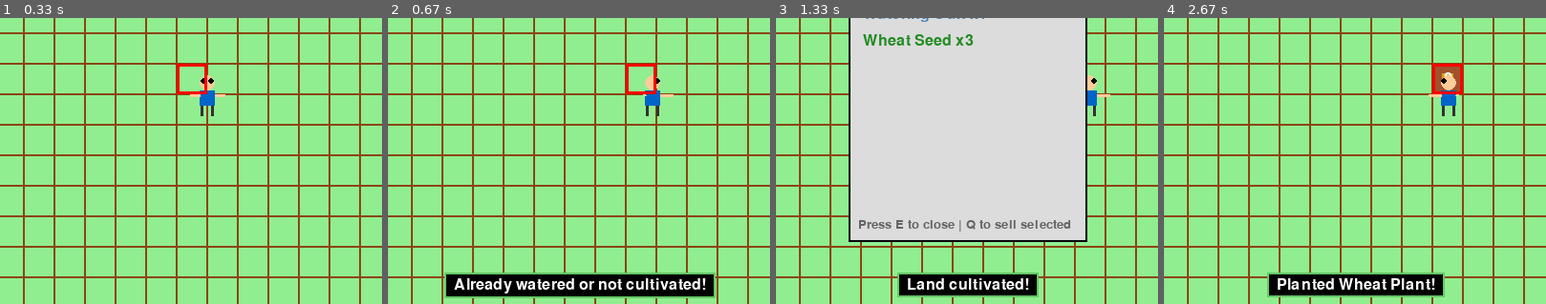
Above: before the commit, frames 1-4 (left to right).
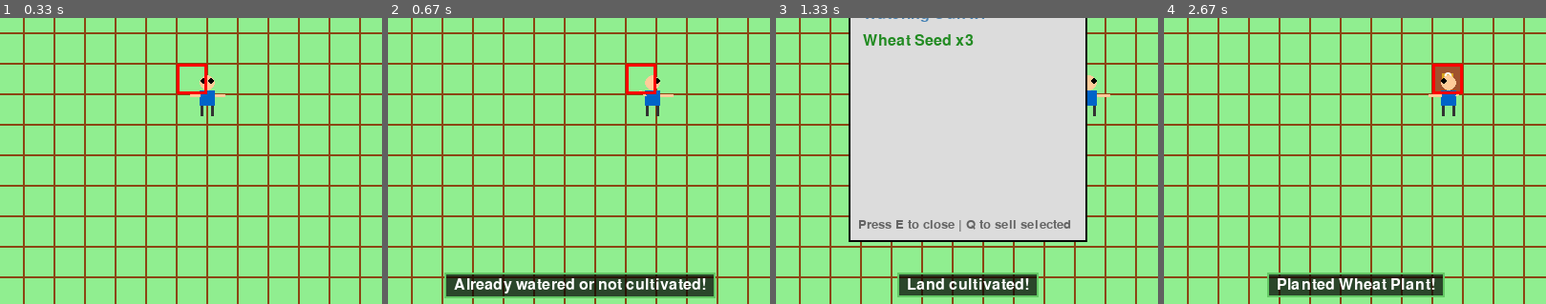
Above: after the commit, the same moments.

Repository: Origin0804/planting-game
Game: pygame game, started from main.py
Same seed, same stepped clock (60 frames per second), same inputs: the game is played once before the commit and once after it.
Inputs:
- Up to frame 1 (0.33 s): no input
- Up to frame 2 (0.67 s): hold R from 0.33 s (still down); hold D from 0.33 s (still down)
- Up to frame 3 (1.33 s): release R at 0.8 s; release D at 0.8 s; hold D 0.83-1.3 s; tap Space at 0.9, 1.2 s; tap E at 0.98 s
- Up to frame 4 (2.67 s): click "Hoe x1" at 1.72 s; tap Space at 2.07, 2.37, 2.57 s; tap E at 2.15 s; hold A from 2.5 s (still down)
The pictures show only the part of the screen within x 25-75%, y 40-90%; the shares and areas given below are measured in that part.

Frame 1 is identical in both runs. In frame 2, 4.5% of the frame differs, in the area x 15-86%, y 89-98%; in frame 3, 2.2%; in frame 4, 2.7%.

Commit message:
Improve code quality: add ItemID constants, fix RGBA handling
Co-authored-by: Origin0804 <189698804+Origin0804@users.noreply.github.com>

Diff:
--- a/item.py
+++ b/item.py
@@ -4,6 +4,39 @@
     SEED = 2
     PLANT = 3
     PRODUCT = 4
+
+
+# 定义物品ID常量
+class ItemID:
+    # 工具
+    HOE = 1
+    WATERING_CAN = 3
+
+    # 小麦相关
+    WHEAT_SEED = 2
+    WHEAT_PLANT = 4
+    WHEAT_PRODUCT = 5
+
+    # 番茄相关
+    TOMATO_SEED = 10
+    TOMATO_PRODUCT = 11
+    TOMATO_PLANT = 12
+
+    # 玉米相关
+    CORN_SEED = 20
+    CORN_PRODUCT = 21
+    CORN_PLANT = 22
+
+    # 南瓜相关
+    PUMPKIN_SEED = 30
+    PUMPKIN_PRODUCT = 31
+    PUMPKIN_PLANT = 32
+
+    # 胡萝卜相关
+    CARROT_SEED = 40
+    CARROT_PRODUCT = 41
+    CARROT_PLANT = 42
+
 
 # 定义季节枚举
 class Season:
@@ -70,37 +103,37 @@
     crops = {}
 
     # 小麦 - 春季作物
-    wheat_seed = Item(2, "Wheat Seed", ItemType.SEED, "A seed for planting wheat", price=10, sell_price=5)
-    wheat_product = Item(5, "Wheat", ItemType.PRODUCT, "Mature wheat, can be sold or used", sell_price=25)
-    wheat = Plant(4, "Wheat Plant", wheat_seed, 100, wheat_product, 5, 2, 1,
+    wheat_seed = Item(ItemID.WHEAT_SEED, "Wheat Seed", ItemType.SEED, "A seed for planting wheat", price=10, sell_price=5)
+    wheat_product = Item(ItemID.WHEAT_PRODUCT, "Wheat", ItemType.PRODUCT, "Mature wheat, can be sold or used", sell_price=25)
+    wheat = Plant(ItemID.WHEAT_PLANT, "Wheat Plant", wheat_seed, 100, wheat_product, 5, 2, 1,
                   Season.SPRING, (218, 165, 32))  # 金黄色
     crops['wheat'] = {'seed': wheat_seed, 'product': wheat_product, 'plant': wheat}
 
     # 番茄 - 夏季作物
-    tomato_seed = Item(10, "Tomato Seed", ItemType.SEED, "A seed for planting tomato", price=20, sell_price=10)
-    tomato_product = Item(11, "Tomato", ItemType.PRODUCT, "Fresh red tomato", sell_price=35)
-    tomato = Plant(12, "Tomato Plant", tomato_seed, 150, tomato_product, 6, 3, 1,
+    tomato_seed = Item(ItemID.TOMATO_SEED, "Tomato Seed", ItemType.SEED, "A seed for planting tomato", price=20, sell_price=10)
+    tomato_product = Item(ItemID.TOMATO_PRODUCT, "Tomato", ItemType.PRODUCT, "Fresh red tomato", sell_price=35)
+    tomato = Plant(ItemID.TOMATO_PLANT, "Tomato Plant", tomato_seed, 150, tomato_product, 6, 3, 1,
                    Season.SUMMER, (255, 99, 71))  # 番茄红色
     crops['tomato'] = {'seed': tomato_seed, 'product': tomato_product, 'plant': tomato}
 
     # 玉米 - 夏季作物
-    corn_seed = Item(20, "Corn Seed", ItemType.SEED, "A seed for planting corn", price=25, sell_price=12)
-    corn_product = Item(21, "Corn", ItemType.PRODUCT, "Golden corn cob", sell_price=45)
-    corn = Plant(22, "Corn Plant", corn_seed, 200, corn_product, 7, 2, 1,
+    corn_seed = Item(ItemID.CORN_SEED, "Corn Seed", ItemType.SEED, "A seed for planting corn", price=25, sell_price=12)
+    corn_product = Item(ItemID.CORN_PRODUCT, "Corn", ItemType.PRODUCT, "Golden corn cob", sell_price=45)
+    corn = Plant(ItemID.CORN_PLANT, "Corn Plant", corn_seed, 200, corn_product, 7, 2, 1,
                  Season.SUMMER, (255, 215, 0))  # 金色
     crops['corn'] = {'seed': corn_seed, 'product': corn_product, 'plant': corn}
 
     # 南瓜 - 秋季作物
-    pumpkin_seed = Item(30, "Pumpkin Seed", ItemType.SEED, "A seed for planting pumpkin", price=50, sell_price=25)
-    pumpkin_product = Item(31, "Pumpkin", ItemType.PRODUCT, "Large orange pumpkin", sell_price=100)
-    pumpkin = Plant(32, "Pumpkin Plant", pumpkin_seed, 300, pumpkin_product, 8, 1, 1,
+    pumpkin_seed = Item(ItemID.PUMPKIN_SEED, "Pumpkin Seed", ItemType.SEED, "A seed for planting pumpkin", price=50, sell_price=25)
+    pumpkin_product = Item(ItemID.PUMPKIN_PRODUCT, "Pumpkin", ItemType.PRODUCT, "Large orange pumpkin", sell_price=100)
+    pumpkin = Plant(ItemID.PUMPKIN_PLANT, "Pumpkin Plant", pumpkin_seed, 300, pumpkin_product, 8, 1, 1,
                     Season.AUTUMN, (255, 140, 0))  # 橙色
     crops['pumpkin'] = {'seed': pumpkin_seed, 'product': pumpkin_product, 'plant': pumpkin}
 
     # 胡萝卜 - 秋季作物
-    carrot_seed = Item(40, "Carrot Seed", ItemType.SEED, "A seed for planting carrot", price=15, sell_price=7)
-    carrot_product = Item(41, "Carrot", ItemType.PRODUCT, "Fresh orange carrot", sell_price=30)
-    carrot = Plant(42, "Carrot Plant", carrot_seed, 120, carrot_product, 5, 2, 1,
+    carrot_seed = Item(ItemID.CARROT_SEED, "Carrot Seed", ItemType.SEED, "A seed for planting carrot", price=15, sell_price=7)
+    carrot_product = Item(ItemID.CARROT_PRODUCT, "Carrot", ItemType.PRODUCT, "Fresh orange carrot", sell_price=30)
+    carrot = Plant(ItemID.CARROT_PLANT, "Carrot Plant", carrot_seed, 120, carrot_product, 5, 2, 1,
                    Season.AUTUMN, (255, 127, 80))  # 珊瑚色
     crops['carrot'] = {'seed': carrot_seed, 'product': carrot_product, 'plant': carrot}
 
--- a/main.py
+++ b/main.py
@@ -1,7 +1,7 @@
 import pygame
 import random
 from block import Block, Soil
-from item import Item, ItemType, Plant, Season, create_crops
+from item import Item, ItemType, ItemID, Plant, Season, create_crops
 from character import Character
 
 # 初始化 Pygame
@@ -23,7 +23,8 @@
 HIGHLIGHT_COLOR = (255, 0, 0)
 SHOP_BG_COLOR = (200, 200, 180)
 HUD_BG_COLOR = (50, 50, 50, 180)
-NOTIFICATION_BG_COLOR = (0, 0, 0, 180)
+NOTIFICATION_BG_COLOR = (0, 0, 0)  # 通知背景颜色（黑色，将使用透明表面）
+NOTIFICATION_BG_ALPHA = 180  # 通知背景透明度
 DEFAULT_SELL_PRICE = 10
 
 # 时间常量（毫秒）
@@ -49,8 +50,8 @@
 player = Character("Farmer", WIDTH // 2, HEIGHT // 2, gold=200)
 
 # 定义工具
-hoe = Item(1, "Hoe", ItemType.TOOL, "Used to cultivate land", stackable=False)
-watering_can = Item(3, "Watering Can", ItemType.TOOL, "Used to water plants", stackable=False)
+hoe = Item(ItemID.HOE, "Hoe", ItemType.TOOL, "Used to cultivate land", stackable=False)
+watering_can = Item(ItemID.WATERING_CAN, "Watering Can", ItemType.TOOL, "Used to water plants", stackable=False)
 
 # 添加物品到玩家背包
 player.add_item(hoe)
@@ -341,9 +342,11 @@
         notif_surface = FONT.render(notification_text, True, WHITE)
         notif_rect = notif_surface.get_rect(center=(WIDTH // 2, HEIGHT - 80))
 
-        # 背景
+        # 使用透明表面绘制背景
         bg_rect = notif_rect.inflate(20, 10)
-        pygame.draw.rect(screen, NOTIFICATION_BG_COLOR, bg_rect)
+        bg_surface = pygame.Surface((bg_rect.width, bg_rect.height), pygame.SRCALPHA)
+        bg_surface.fill((*NOTIFICATION_BG_COLOR, NOTIFICATION_BG_ALPHA))
+        screen.blit(bg_surface, bg_rect.topleft)
         pygame.draw.rect(screen, (100, 200, 100), bg_rect, 2)
         screen.blit(notif_surface, notif_rect)
 
@@ -438,7 +441,7 @@
 
                 if target_block:
                     land_state = target_block.state
-                    has_hoe = player.has_item(1)
+                    has_hoe = player.has_item(ItemID.HOE)
 
                     if land_state == 0:  # 土地未开垦
                         if has_hoe:
@@ -471,7 +474,7 @@
 
             elif event.key == pygame.K_r and game_state == GameState.PLAYING:
                 # 浇水
-                if player.has_item(3):  # 水壶 ID = 3
+                if player.has_item(ItemID.WATERING_CAN):
                     player_tile_x = player.x // TILE_SIZE * TILE_SIZE
                     player_tile_y = player.y // TILE_SIZE * TILE_SIZE
 
